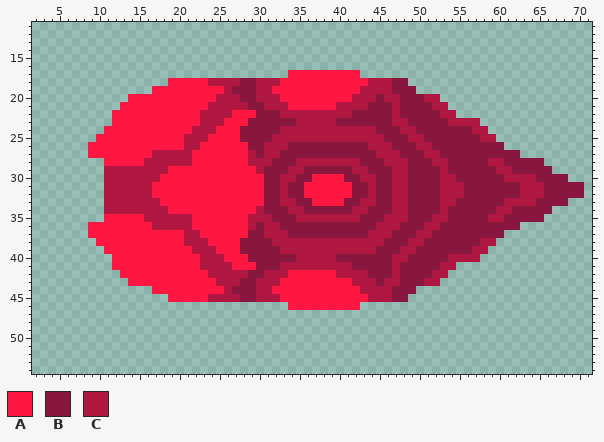
Two versions of one sprite sheet, sprites/units/leg unit/big-flesh-spider-leg-base.png. Above: the version before the commit.
The file is 80x64 pixels. Shown: x 2..71, y 11..54.
Palette (. is transparent): A #ff1744  B #87173e  C #af1740
Pixels before (only the part around the change), first column x 2:
11 .........................................................
12 .........................................................
13 .........................................................
14 .........................................................
15 .........................................................
16 .........................................................
17 ................................AAAAAAAAA................
18 .................AAAAACCCCBBCCCAAAAAAAAAAACCCBB..........
19 ...............AAAAAAAAACBBBCCAAAAAAAAAAACCCCBBB.........
20 ............AAAAAAAAAAACCCBBCCCAAAAAAAAACCCBCCBBBCC......
21 ...........AAAAAAAAAAACCCCCBBCCCAAAAAACCCCBBBCBBBBCC.....
22 ..........AAAAAAAAAAACCCCAAABBBCCCCCCCCCBBBBBCBBBBBCC....
23 ..........AAAAAAAAAAACCCAAABBBBBBCCCCCBBBBBBBCCBBBBBCCCC.
24 .........AAAAAAAAAAACCCAAABBBBBCCCCCCCCCCCCBBBCCBBBBBBBCC
25 ........AAAAAAAAAAACCCAAAABBBBCCCCCCCCCCCCCCBBBCCBBBBBBBC
26 .......AAAAAAAAAAAACCAAAAAABBCCCBBBBBBBBBBCCCBBBCCBBBBBBB
27 .......AAAAAAAACCCCCAAAAAAACBCCBBBBBBBBBBBBCCCBBBCCBBBBBB
28 .........AAAAACCCCCCAAAAAAACCCBBBCCCCCCCCBBBCCCBBBCCBBBBB
29 .........CCCCCCCCAAAAAAAAAAACBBBCCBBBBBBCCBBBCCBBBBCBBBBB
30 .........CCCCCCCAAAAAAAAAAAAABBCCBBAAAABBCCBBCCBBBBCCBBBB
31 .........CCCCCCAAAAAAAAAAAAAABBCBBAAAAAABBCBBCCBBBBCCCBBB
32 .........CCCCCCAAAAAAAAAAAAAABBCBBAAAAAABBCBBCCBBBBCCCBBB
33 .........CCCCCCCAAAAAAAAAAAAABBCCBBAAAABBCCBBCCBBBBCCBBBB
34 .........CCCCCCCCAAAAAAAAAAACBBBCCBBBBBBCCBBBCCBBBBCBBBBB
35 .........AAAAACCCCCCAAAAAAACCCBBBCCCCCCCCBBBCCCBBBCCBBBBB
36 .......AAAAAAAACCCCCAAAAAAACBCCBBBBBBBBBBBBCCCBBBCCBBBBBB
37 .......AAAAAAAAAAAACCAAAAAABBCCCBBBBBBBBBBCCCBBBCCBBBBBBB
38 ........AAAAAAAAAAACCCAAAABBBBCCCCCCCCCCCCCCBBBCCBBBBBBBC
39 .........AAAAAAAAAAACCCAAABBBBBCCCCCCCCCCCCBBBCCBBBBBBBCC
40 ..........AAAAAAAAAAACCCAAABBBBBBCCCCCBBBBBBBCCBBBBBCCCC.
41 ..........AAAAAAAAAAACCCCAAABBBCCCCCCCCCBBBBBCBBBBBCC....
42 ...........AAAAAAAAAAACCCCCBBCCCAAAAAACCCCBBBCBBBBCC.....
43 ............AAAAAAAAAAACCCBBCCCAAAAAAAAACCCBCCBBBCC......
44 ...............AAAAAAAAACBBBCCAAAAAAAAAAACCCCBBB.........
45 .................AAAAACCCCBBCCCAAAAAAAAAAACCCBB..........
46 ................................AAAAAAAAA................
47 .........................................................
48 .........................................................
49 .........................................................
50 .........................................................
51 .........................................................
52 .........................................................
53 .........................................................
54 .........................................................
New version:
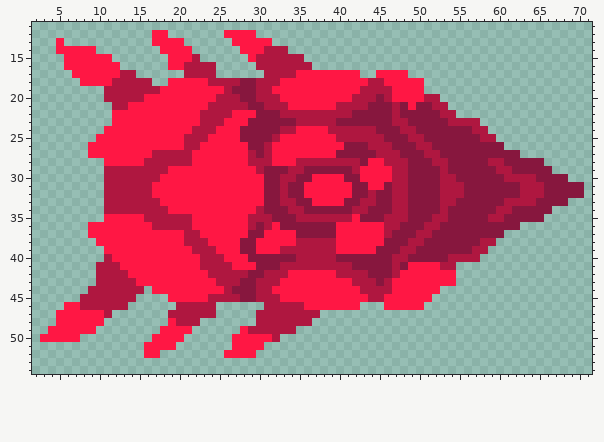
Change:
The author put colour A in row 12 at x 17 to 18 and 26 to 29; in row 13 at x 5, 17 to 20 and 27 to 31; in row 14 at x 5 to 9, 18 to 21 and 28 to 30; in row 15 at x 6 to 11, 19 to 21 and 29; in row 16 at x 6 to 12 and 19 to 20; in row 17 at x 7 to 12 and 45 to 48.
The author put colour A in row 18 at x 8 to 11 and 49 to 50; in row 19 at x 50; in row 42 at x 54; in row 43 at x 53 to 54; in row 44 at x 50 to 52; in row 45 at x 49 to 51.
The author put colour A in row 46 at x 6 to 7 and 46 to 50; in row 47 at x 5 to 10; in row 48 at x 5 to 10 and 19; in row 49 at x 4 to 9, 18 to 21 and 28; in row 50 at x 3 to 7, 17 to 20 and 27 to 31; in row 51 at x 16 to 19 and 27 to 30.
The author put colour A in row 52 at x 16 to 17 and 26 to 29.
Colour B becomes colour A in row 18 at x 47 to 48; in row 19 at x 47 to 49; in row 20 at x 48 to 50; in row 21 at x 49; in row 26 at x 34 to 40; in row 27 at x 33 to 39.
Colour B becomes colour A in row 28 at x 32 to 34 and 44 to 45; in row 29 at x 44 to 46; in row 30 at x 45 to 46; in row 31 at x 45; in row 36 at x 40 to 44; in row 37 at x 34 and 40 to 43.
Colour B becomes colour A in row 38 at x 30 to 31; in row 39 at x 30 to 32; in row 41 at x 49 to 52; in row 42 at x 48 to 51; in row 43 at x 48 to 50; in row 44 at x 47 to 49.
Colour B becomes colour A in row 45 at x 47 to 48.
Colour C becomes colour A in row 18 at x 46; in row 20 at x 47; in row 24 at x 35 to 38; in row 25 at x 33 to 39; in row 26 at x 32 to 33; in row 27 at x 32.
Colour C becomes colour A in row 29 at x 43; in row 30 at x 43 to 44; in row 31 at x 44; in row 35 at x 42; in row 36 at x 32 and 45; in row 37 at x 31 to 33 and 44 to 45.
Colour C becomes colour A in row 38 at x 32 to 34 and 40 to 45; in row 39 at x 40 to 44; in row 42 at x 52 to 53; in row 43 at x 47 and 51 to 52; in row 45 at x 46.
The author put colour C in row 14 at x 31 to 33; in row 15 at x 22 and 30 to 35; in row 16 at x 21 to 24 and 30 to 36; in row 17 at x 13 to 14, 21 to 24 and 31 to 33; in row 18 at x 12 to 16; in row 19 at x 11 to 16.
The author put colour C in row 20 at x 11 to 13; in row 21 at x 12; in row 40 at x 11; in row 41 at x 10 to 11; in row 42 at x 10 to 12; in row 43 at x 10 to 13.
The author put colour C in row 44 at x 9 to 15; in row 45 at x 8 to 14; in row 46 at x 8 to 13, 20 to 24 and 31 to 33; in row 47 at x 11, 19 to 24 and 30 to 37; in row 48 at x 20 to 22 and 30 to 36; in row 49 at x 29 to 34.
The author put colour C in row 50 at x 32.
Colour A becomes colour C in row 17 at x 34; in row 19 at x 17; in row 20 at x 14 to 15; in row 21 at x 13; in row 41 at x 12; in row 42 at x 13.
Colour A becomes colour C in row 43 at x 14; in row 46 at x 34 to 35.
Boxes around the changes in both pictures, in picture pixels (x1, y1, x2, y2):
changed: (56, 30, 312, 110)
changed: (376, 70, 424, 110)
changed: (272, 126, 392, 190)
changed: (336, 214, 456, 310)
changed: (256, 222, 296, 254)
changed: (40, 254, 320, 358)
